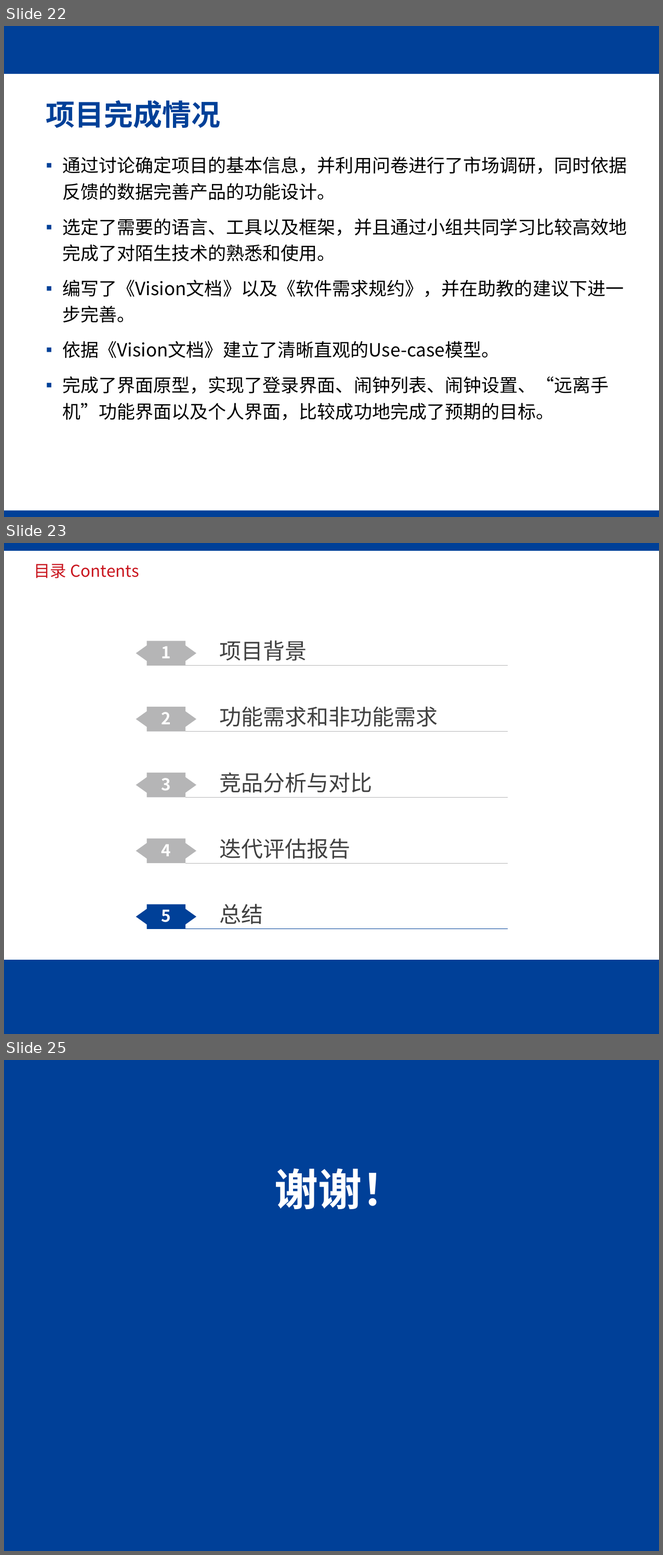
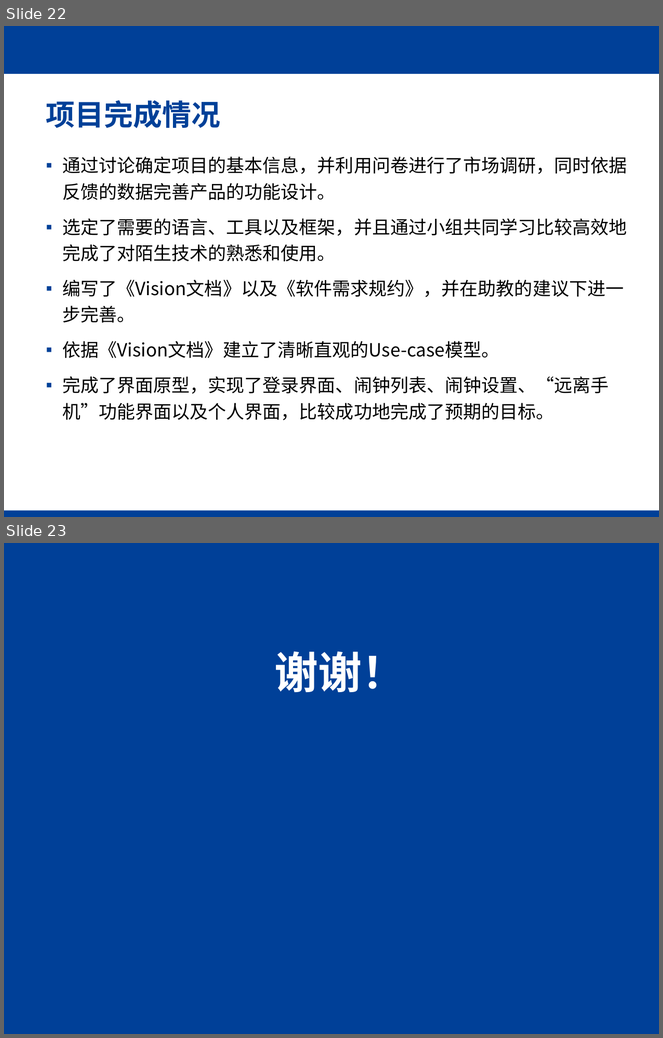
Before and after one commit to Time-Magician/ISSUES, a slide deck: Documents/软件工程第一次迭代答辩.pptx. Shown one above the other, each under a label of ours: slides 22, 23 and 25 before the commit, slides 22 and 23 after it; the slides between them are not shown. The pictures are 663x1555 and 663x1038 pixels, drawn with LibreOffice and Linux fonts; fonts in the diff are those of the drawing; background and template pictures are left out. Boxes give left, top, right and bottom in pixels: in the first picture for what was removed or moved away, otherwise in the second. Text is boxed around its words. In the diff, an @@ line names an element or a change of style, - is before the commit and + after.

```diff
--- a/Documents/软件工程第一次迭代答辩.pptx
+++ b/Documents/软件工程第一次迭代答辩.pptx
@@ slide 23 removed at <box>4,543,659,1034</box>, background #FFFFFF @@
@@ rectangle removed at <box>4,543,659,551</box> @@
@@ title removed at <box>34,564,139,578</box> @@
-目录 Contents
@@ freeform shape removed at <box>136,641,196,666</box> @@
@@ text removed at <box>162,646,171,658</box> @@
-1
@@ text removed at <box>219,640,307,661</box> @@
-项目背景
@@ line removed from (185, 666) to (508, 666) @@
@@ freeform shape removed at <box>136,707,196,732</box> @@
@@ text removed at <box>162,712,171,724</box> @@
-2
@@ text removed at <box>219,706,438,727</box> @@
-功能需求和非功能需求
@@ line removed from (185, 732) to (508, 732) @@
@@ freeform shape removed at <box>136,773,196,798</box> @@
@@ text removed at <box>219,772,372,793</box> @@
-竞品分析与对比
@@ text removed at <box>162,778,171,791</box> @@
-3
@@ line removed from (185, 797) to (508, 797) @@
@@ freeform shape removed at <box>136,838,196,863</box> @@
@@ text removed at <box>219,838,350,859</box> @@
-迭代评估报告
@@ text removed at <box>162,845,171,857</box> @@
-4
@@ line removed from (185, 863) to (508, 863) @@
@@ freeform shape removed at <box>136,905,196,929</box> @@
@@ text removed at <box>162,910,171,923</box> @@
-5
@@ text removed at <box>219,904,263,925</box> @@
-总结
@@ line removed from (185, 929) to (508, 929) @@
@@ rectangle removed at <box>4,961,659,1034</box> @@
@@ what was slide 25 is now slide 23 @@
```
Also in this commit, not shown: 5 slides changed, 1 other slide removed.
